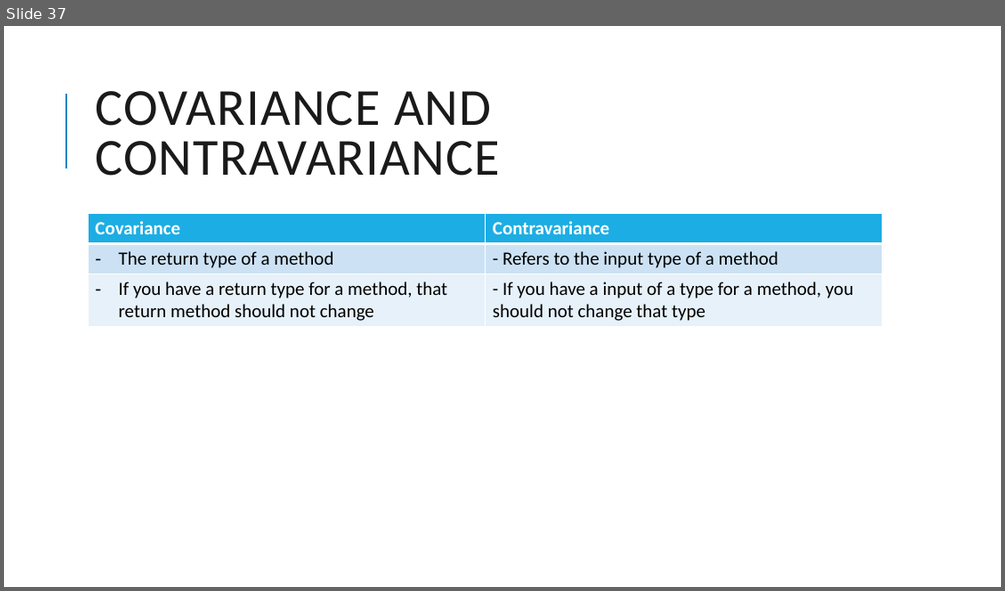
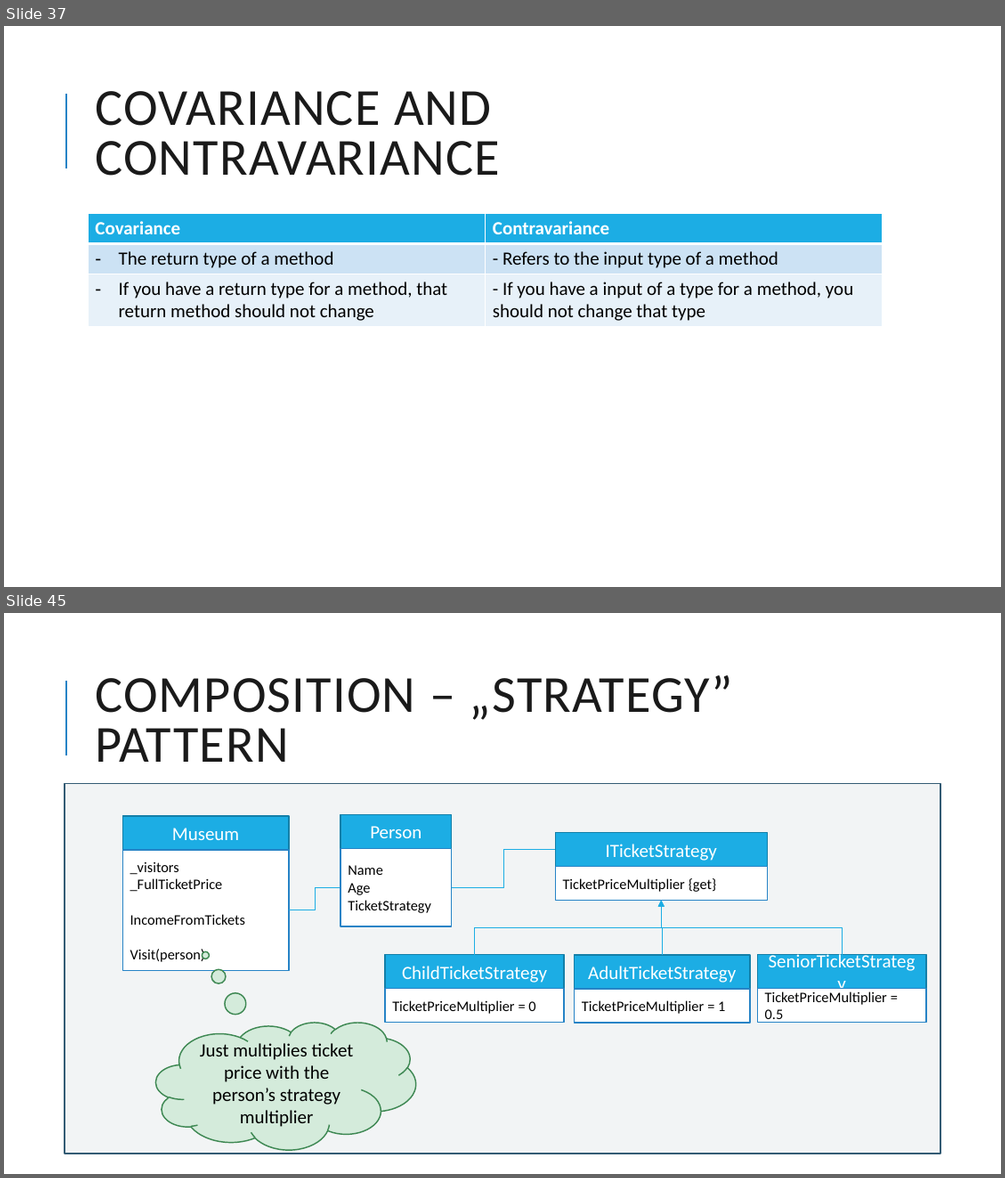
Before and after one commit to nadiacomanici/SolidPrinciples, a slide deck: SOLID Principles.pptx. Shown one above the other, each under a label of ours: slide 37 before the commit, slides 37 and 45 after it; the slides between them are not shown. The pictures are 1005x591 and 1005x1178 pixels, drawn with LibreOffice and Linux fonts; fonts in the diff are those of the drawing. Boxes give left, top, right and bottom in pixels: in the first picture for what was removed or moved away, otherwise in the second. Text is boxed around its words. In the diff, an @@ line names an element or a change of style, - is before the commit and + after.

```diff
--- a/SOLID Principles.pptx
+++ b/SOLID Principles.pptx
@@ slide 45 added at (4, 613, 1001, 1174), background #FFFFFF; not listed: 1 template element that a slide beside it also shows @@
@@ title added at (95, 675, 733, 762), 50 pt, text #1A1A1A @@
+COMPOSITION – „STRATEGY” PATTERN
@@ rectangle added at (65, 784, 941, 1153), fill #DFE3E5 at 38% opacity, outline #335B74 1.25 pt @@
@@ rectangle added at (123, 816, 289, 850), fill #1CADE4, outline #1580A9 1.25 pt, 18 pt, text #FFFFFF @@
+Museum
@@ rectangle added at (340, 815, 451, 849), fill #1CADE4, outline #1580A9 1.25 pt, 18 pt, text #FFFFFF @@
+Person
@@ rectangle added at (123, 850, 289, 971), fill #FFFFFF, outline #2683C6 1.25 pt, 14 pt, text #000000 @@
+_visitors
+_FullTicketPrice
+IncomeFromTickets
+Visit(person)
@@ rectangle added at (340, 849, 451, 926), fill #FFFFFF, outline #2683C6 1.25 pt, 14 pt, text #000000 @@
+Name
+Age
+TicketStrategy
@@ elbow line added from (451, 887) to (555, 850), #1CADE4 0.75 pt @@
@@ rectangle added at (555, 833, 767, 867), fill #1CADE4, outline #1580A9 1.25 pt, 18 pt, text #FFFFFF @@
+ITicketStrategy
@@ rectangle added at (555, 867, 767, 900), fill #FFFFFF, outline #2683C6 1.25 pt, 14 pt, text #000000 @@
+TicketPriceMultiplier {get}
@@ elbow line added from (289, 910) to (340, 887), #1CADE4 0.75 pt @@
@@ elbow arrow added from (474, 955) to (662, 900), #1CADE4 0.75 pt @@
@@ elbow arrow added from (662, 955) to (662, 900), #1CADE4 0.75 pt @@
@@ elbow arrow added from (841, 955) to (662, 900), #1CADE4 0.75 pt @@
@@ rectangle added at (386, 955, 565, 989), fill #1CADE4, outline #1580A9 1.25 pt, 18 pt, text #FFFFFF @@
+ChildTicketStrategy
@@ rectangle added at (574, 955, 751, 989), fill #1CADE4, outline #1580A9 1.25 pt, 18 pt, text #FFFFFF @@
+AdultTicketStrategy
@@ rectangle added at (758, 955, 927, 989), fill #1CADE4, outline #1580A9 1.25 pt, 18 pt, text #FFFFFF @@
+SeniorTicketStrategy
@@ rectangle added at (386, 989, 565, 1022), fill #FFFFFF, outline #2683C6 1.25 pt, 14 pt, text #000000 @@
+TicketPriceMultiplier = 0
@@ rectangle added at (574, 989, 751, 1022), fill #FFFFFF, outline #2683C6 1.25 pt, 14 pt, text #000000 @@
+TicketPriceMultiplier = 1
@@ rectangle added at (758, 989, 927, 1022), fill #FFFFFF, outline #2683C6 1.25 pt, 14 pt, text #000000 @@
+TicketPriceMultiplier = 0.5
@@ thought cloud added at (156, 1022, 416, 1149), fill #D4EBDB, outline #3E8853 1.25 pt, 18 pt, text #000000 @@
+Just multiplies ticket price with the person’s strategy multiplier
```
Also in this commit, not shown: 2 slides changed, 6 other slides added, 16 other files.
